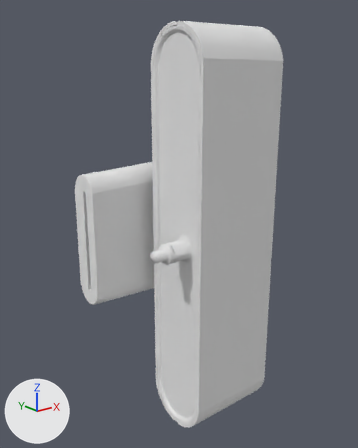
Two versions of the OBJ model projects/devices/orbbec/protos/meshes/astra.obj, one commit apart.
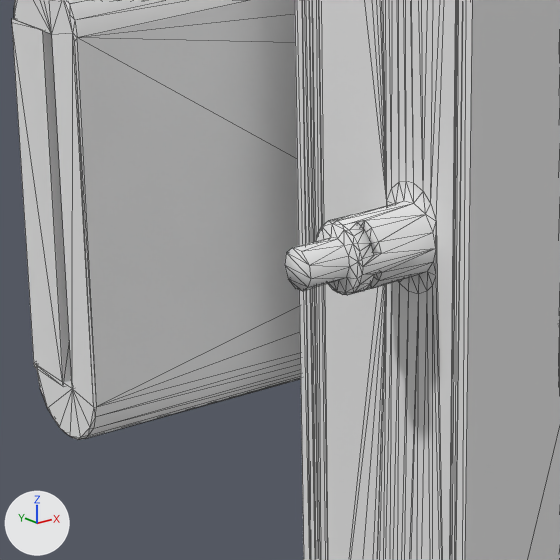
There are two pictures of each version: one whole from a camera (50 mm lens) standing at (-0.1349, -0.1513, 0.0672) and looking at (-0.0115, 0.003, 0.0054), one close up on the part from 20% to 63% of the width and 41% to 75% of the height. The axes (+X, +Y, +Z) are drawn at lower left. The lights are the same throughout. The close-ups show mesh edges as thin lines. Where no turn or scale is listed for an object, it has been applied to the vertices.

The older version as bpy lines, for what is in view:
```python
me_astra = bpy.data.meshes.new('astra')
me_astra.from_pydata(...)  # 1557 vertices, 3110 faces; spans x -0.046..0.019, y -0.022..0.027, z -0.082..0.083
me_astra.materials.append(mat_none_005)  # white #e7e7e7
ob_astra = bpy.data.objects.new('astra', me_astra)
ob_astra.location = (0.0, 0.0, 0.0)
```
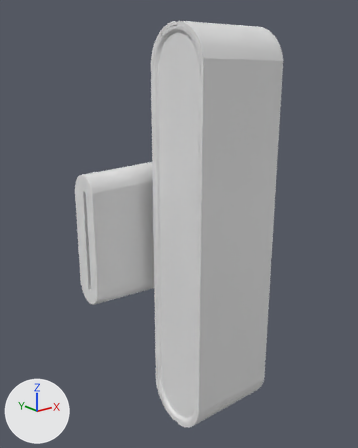
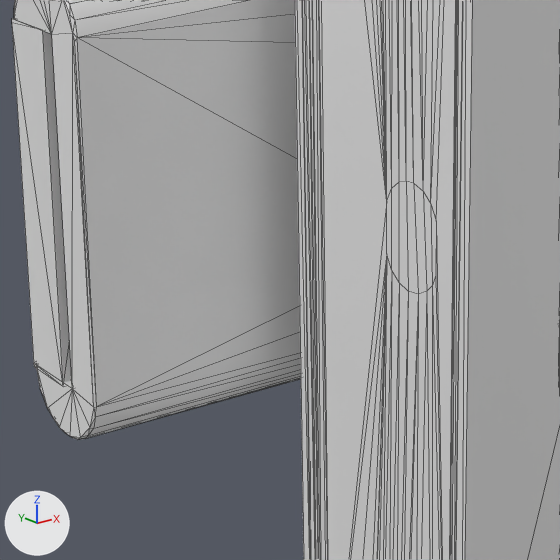
Commit message: Remove astra cable

Changed parts and their boxes (x1, y1, x2, y2) in the close-ups (560 x 560 px):
part 1 of me_astra, cut back: before (285, 181, 436, 295); after (387, 181, 436, 294)

Edits to the bpy script that builds the scene:
```text
Change me_astra:
    used by ob_astra; location = (0.0, 0.0, 0.0)
    remove me_astra.from_pydata(...)  # 1557 vertices, 3110 faces; spans x -0.046..0.019, y -0.022..0.027, z -0.082..0.083
    remove me_astra.materials.append(mat_none_005)  # white #e7e7e7
    add me_astra.from_pydata(...)  # 1432 vertices, 2853 faces; spans x -0.046..0.019, y -0.022..0.027, z -0.082..0.083
    me_astra part 1
    125 vertices are removed from x -0.035..-0.02, y -0.015..-0.007, z -0.004..0.004
    264 faces are deleted
    7 new faces join them
```
